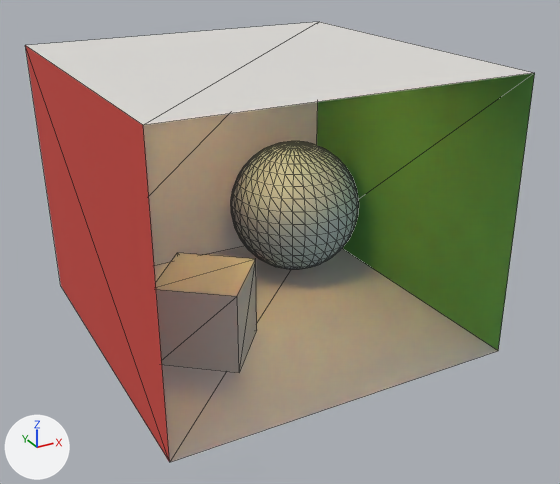
The OBJ model example-scenes/models/CornellBox/CornellBox-Glossy-Floor.obj as it was, and as the next commit left it.
Rendered twice from a camera (50 mm lens) standing at (-1.95, -3.75, 2.36) and looking at (0.04, -0.13, 0.55). The lights are fixed; the arrows at lower left show +X, +Y and +Z. Mesh edges are drawn as thin lines. Where no turn or scale is listed for an object, it has been applied to the vertices.

The first picture shows 'CornellBox-Glossy-Floor'.
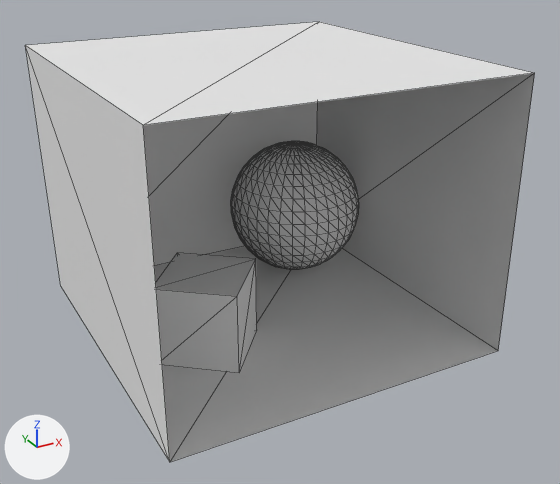
What differs and where, as boxes [x1, y1, x2, y2] in the pictures (560 x 484 px):
'CornellBox-Glossy-Floor', surface changed, recoloured: [25, 22, 535, 462] in both

Diff of the bpy script that builds the scene:
```diff
--- a/example-scenes/models/CornellBox/CornellBox-Glossy-Floor.obj.py
+++ b/example-scenes/models/CornellBox/CornellBox-Glossy-Floor.obj.py
@@ mat_sphere @@
 mat_sphere = principled_material('sphere')
-mat_sphere.base_color = (0.486, 0.631, 0.663)  # light grey #b9d0d5
-mat_sphere.roughness = 0.8
+mat_sphere.base_color = (0.8, 0.8, 0.8)  # white #e7e7e7
+mat_sphere.roughness = 1.0
@@ mat_shortbox @@
 mat_shortbox = principled_material('shortBox')
-mat_shortbox.base_color = (0.525, 0.51, 0.48)  # light grey #c0bdb8
-mat_shortbox.roughness = 0.8
+mat_shortbox.base_color = (0.8, 0.8, 0.8)  # white #e7e7e7
+mat_shortbox.roughness = 1.0
@@ mat_floor @@
 mat_floor = principled_material('floor')
-mat_floor.base_color = (0.725, 0.71, 0.68)  # light grey #dddbd7
-mat_floor.roughness = 0.9
+mat_floor.base_color = (0.8, 0.8, 0.8)  # white #e7e7e7
+mat_floor.roughness = 1.0
@@ mat_ceiling @@
 mat_ceiling = principled_material('ceiling')
-mat_ceiling.base_color = (0.725, 0.71, 0.68)  # light grey #dddbd7
+mat_ceiling.base_color = (0.8, 0.8, 0.8)  # white #e7e7e7
 mat_ceiling.roughness = 0.9
@@ mat_backwall @@
 mat_backwall = principled_material('backWall')
-mat_backwall.base_color = (0.725, 0.71, 0.68)  # light grey #dddbd7
-mat_backwall.roughness = 0.9
+mat_backwall.base_color = (0.8, 0.8, 0.8)  # white #e7e7e7
+mat_backwall.roughness = 1.0
@@ mat_rightwall @@
 mat_rightwall = principled_material('rightWall')
-mat_rightwall.base_color = (0.14, 0.45, 0.091)  # green #69b355
-mat_rightwall.roughness = 0.9
+mat_rightwall.base_color = (0.8, 0.8, 0.8)  # white #e7e7e7
+mat_rightwall.roughness = 1.0
@@ mat_leftwall @@
 mat_leftwall = principled_material('leftWall')
-mat_leftwall.base_color = (0.63, 0.065, 0.05)  # red #d0483f
+mat_leftwall.base_color = (0.8, 0.8, 0.8)  # white #e7e7e7
 mat_leftwall.roughness = 0.9
@@ mat_light @@
 mat_light.roughness = 0.9
-mat_light.emission_color = (1.0, 0.706, 0.235)  # yellow #ffdb85
-mat_light.emission_strength = 17.0
```
